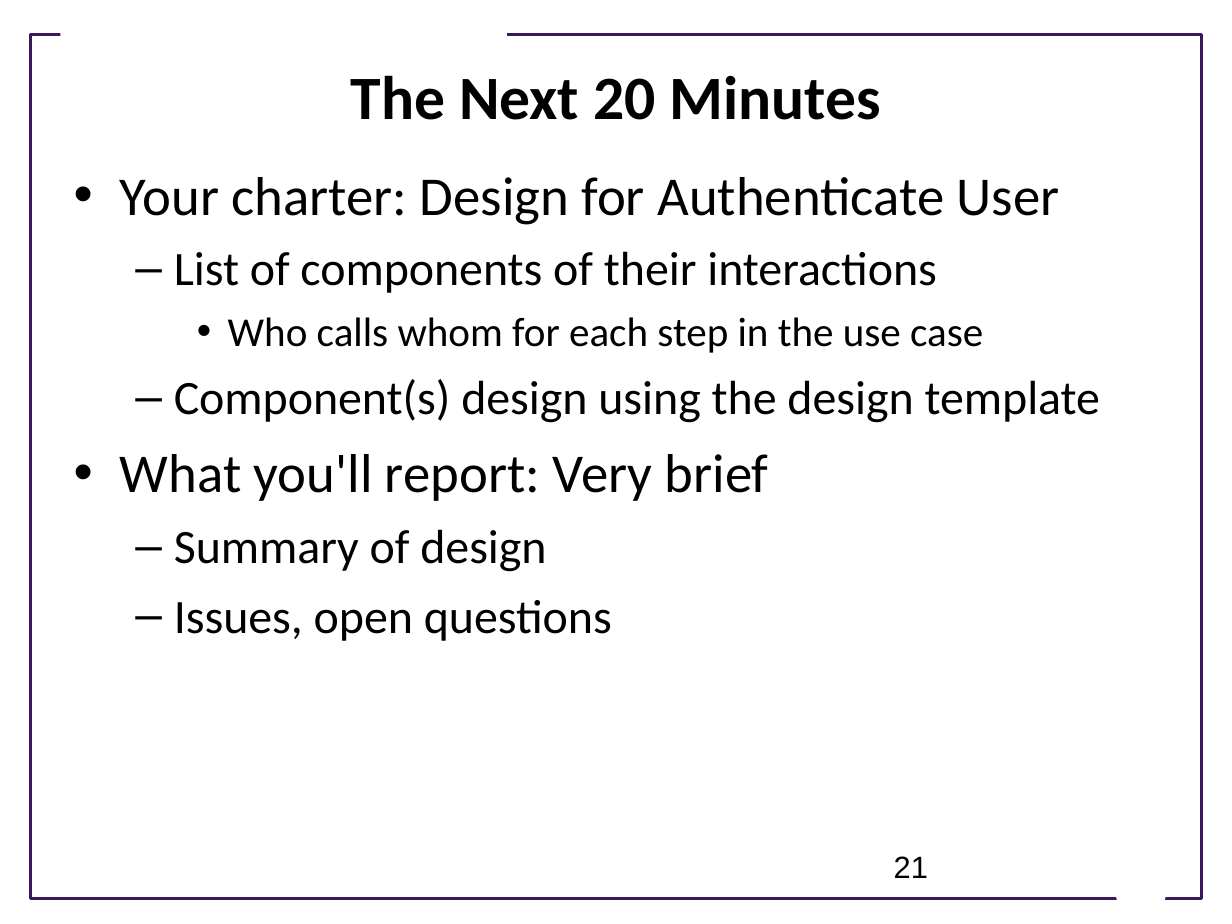
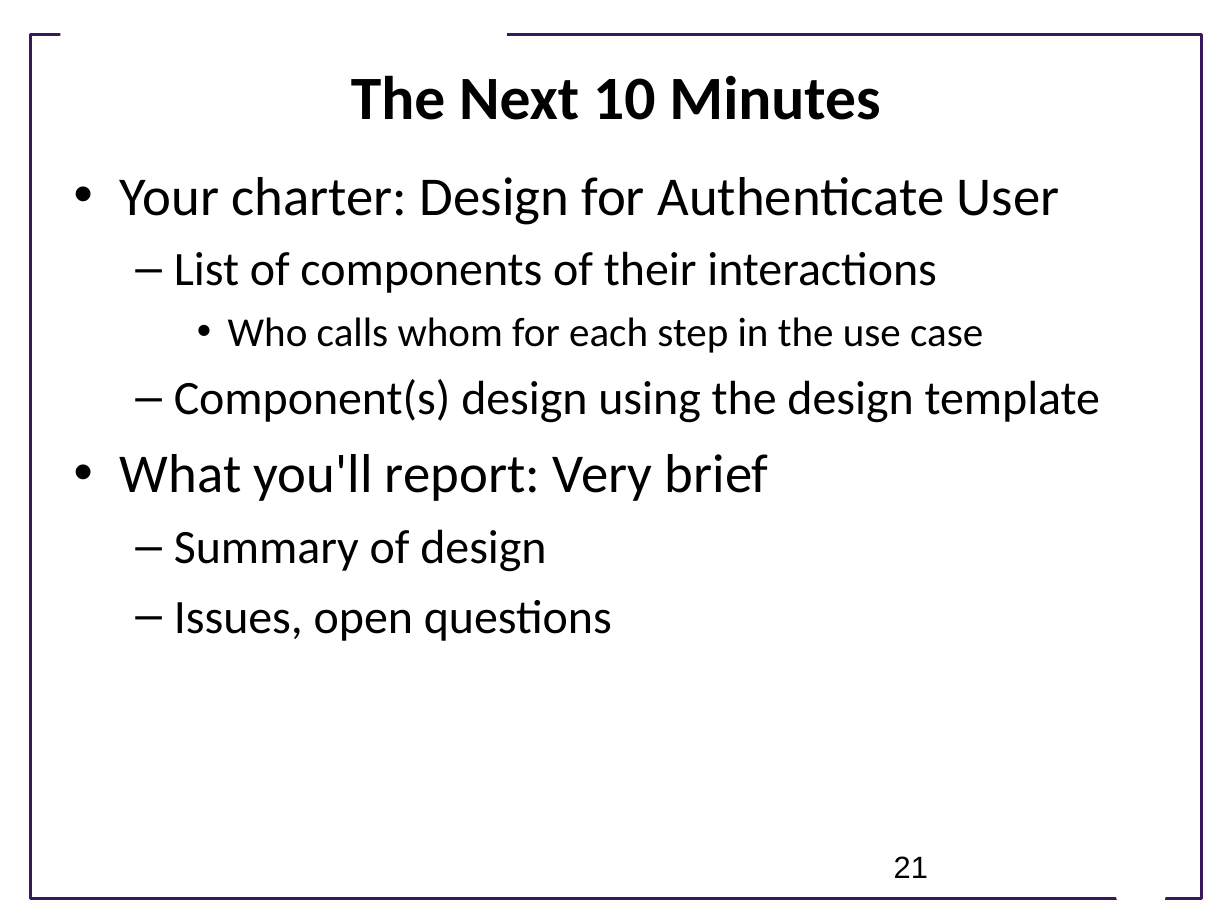
Before and after one commit to UWSEDS/LectureNotes, a slide deck: slide 21 of 09_Software_Design/Software-Design.ppt. Drawn at 1232x924 pixels with LibreOffice and Linux fonts; fonts in the diff are those of the drawing; background and template pictures are left out. Boxes give left, top, right and bottom in pixels: in the first picture for what was removed or moved away, otherwise in the second. Text is boxed around its words. In the diff, an @@ line names an element or a change of style, - is before the commit and + after.

Commit message:
Updated slides

```diff
--- a/09_Software_Design/Software-Design.ppt
+++ b/09_Software_Design/Software-Design.ppt
@@ title at bbox=[351, 75, 880, 120]: text changed @@
-The Next 20 Minutes
+The Next 10 Minutes
```
